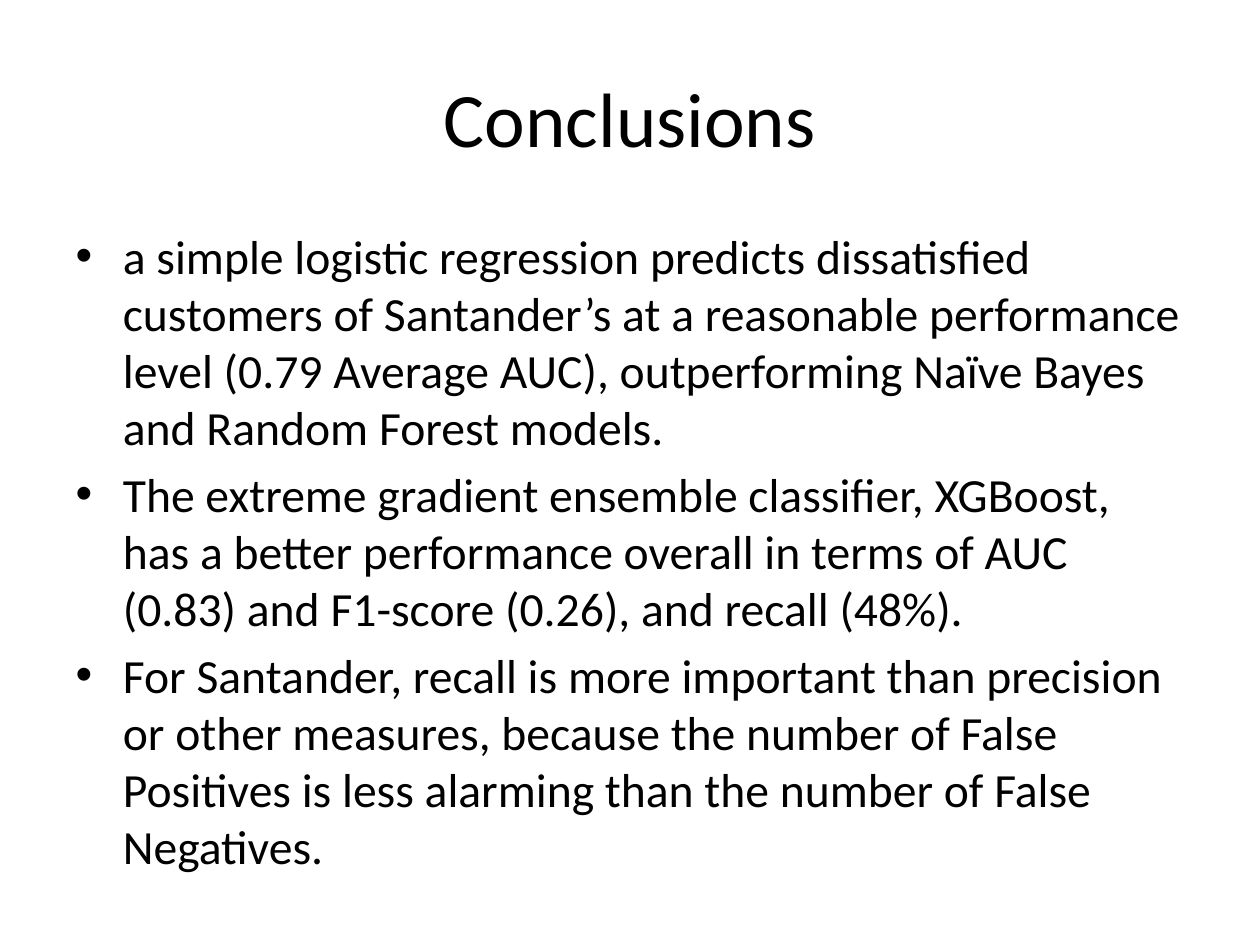
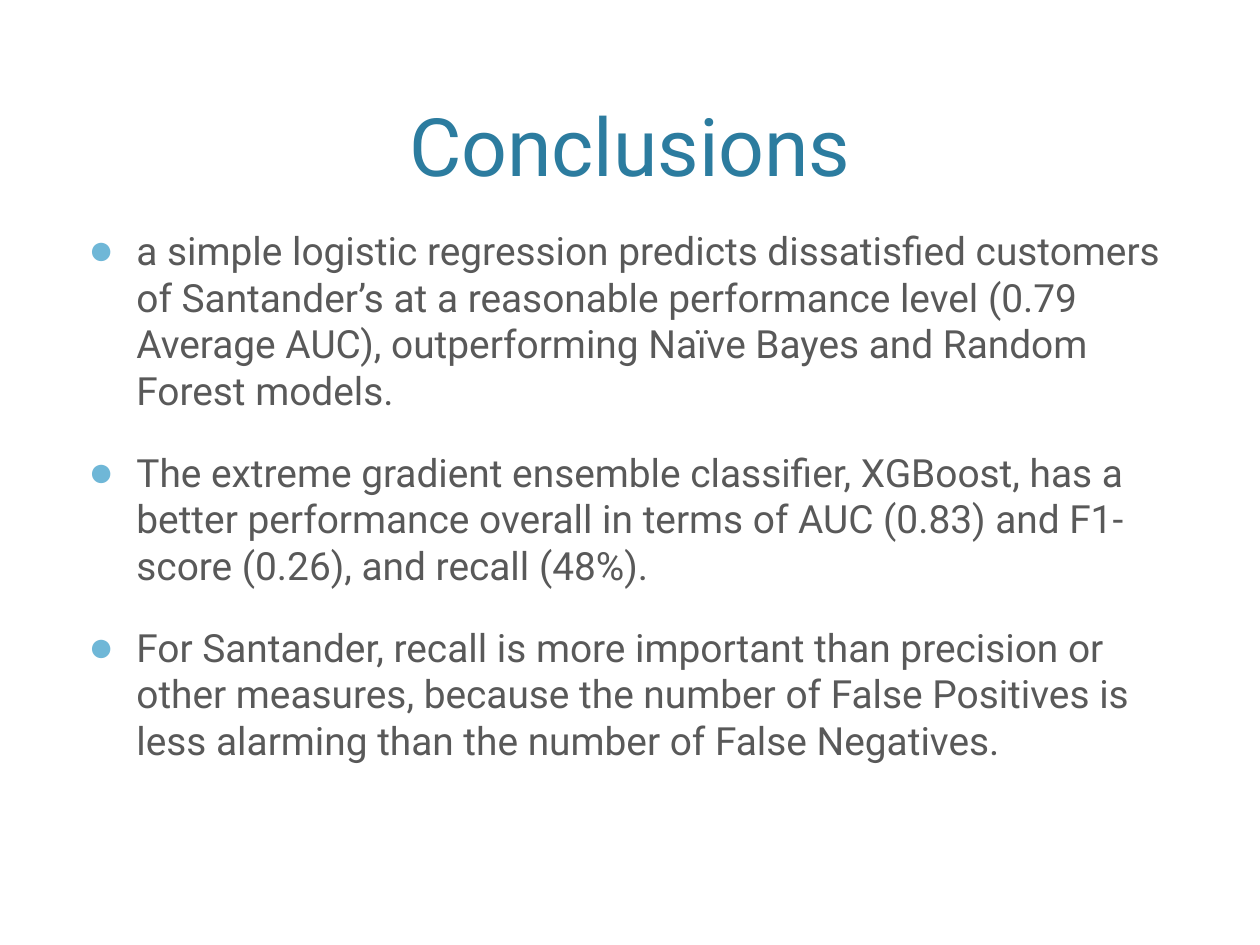
Before and after one commit to jeanzhaoyi/Capstone_2, a slide deck: slide 11 of Capstone_2_slidedeck.pptx. Drawn at 1260x945 pixels with LibreOffice and Linux fonts; fonts in the diff are those of the drawing; background and template pictures are left out. Boxes give left, top, right and bottom in pixels: in the first picture for what was removed or moved away, otherwise in the second. Text is boxed around its words. In the diff, an @@ line names an element or a change of style, - is before the commit and + after.

```diff
--- a/Capstone_2_slidedeck.pptx
+++ b/Capstone_2_slidedeck.pptx
@@ title "Conclusions": place and size @@
-title "Conclusions" at (444, 93, 815, 148)
+title "Conclusions" at (409, 115, 850, 177)
@@ title "Conclusions" at (409, 115, 850, 177): size 44 to 46 pt, font Calibri to Roboto, text colour #000000 to #2C7C9F; vertical alignment middle to bottom @@
@@ text "a simple logistic regression predicts ...": place and size @@
-text "a simple logistic regression predicts ..." at (123, 241, 1179, 816)
+text "a simple logistic regression predicts ..." at (136, 235, 1160, 763)
@@ text "a simple logistic regression predicts ..." at (136, 235, 1160, 763): size 27.2 to 22.2 pt, font Calibri to Roboto, text colour #000000 to #595959; bullet • to ●; more space between paragraphs @@
```
Also in this commit, not shown: 11 other slides changed.
